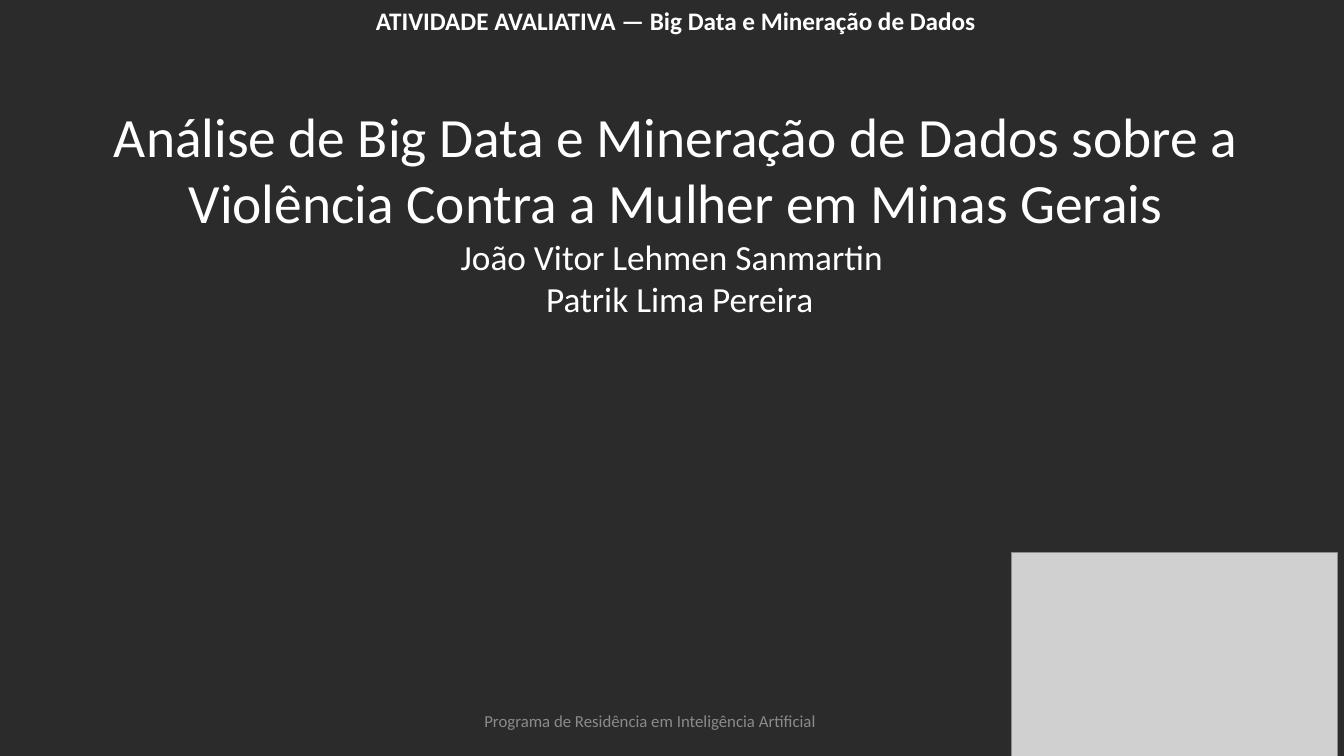
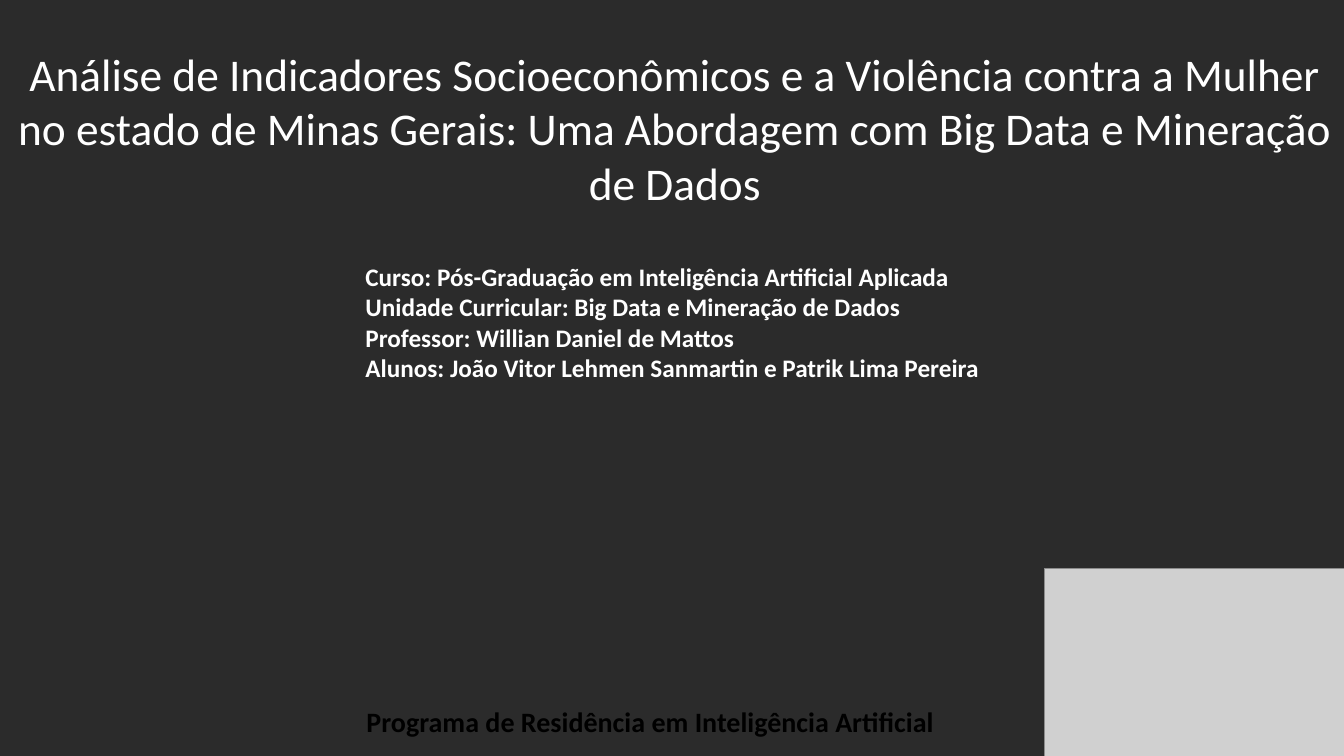
Before and after one commit to millercylindricalprojection/ATIVIDADE-AVALIATIVA-Big-Data-e-Minera-o-de-Dados, a slide deck: slide 1 of apresentacao e trabalhoDados/apresentacao.PPTX. Drawn at 1344x756 pixels with LibreOffice and Linux fonts; fonts in the diff are those of the drawing; grey boxes stand for pictures; background and template pictures are left out; a plain dark background stands for a picture behind light text. Boxes give left, top, right and bottom in pixels: in the first picture for what was removed or moved away, otherwise in the second. Text is boxed around its words. In the diff, an @@ line names an element or a change of style, - is before the commit and + after.

```diff
--- a/apresentacao e trabalhoDados/apresentacao.PPTX
+++ b/apresentacao e trabalhoDados/apresentacao.PPTX
@@ title at [18, 59, 1331, 201]: text changed; size 39.6 to 32.4 pt @@
-ATIVIDADE AVALIATIVA — Big Data e Mineração de Dados
-Análise de Big Data e Mineração de Dados sobre a Violência Contra a Mulher em Minas Gerais
-João Vitor Lehmen Sanmartin
-Patrik Lima Pereira
+Análise de Indicadores Socioeconômicos e a Violência contra a Mulher no estado de Minas Gerais: Uma Abordagem com Big Data e Mineração de Dados
@@ text added at [365, 268, 978, 377], 18 pt, text #FFFFFF, bold @@
+Curso: Pós-Graduação em Inteligência Artificial Aplicada
+Unidade Curricular: Big Data e Mineração de Dados
+Professor: Willian Daniel de Mattos
+Alunos: João Vitor Lehmen Sanmartin e Patrik Lima Pereira
@@ picture: place and size @@
-picture at [1012, 553, 1339, 756]
+picture at [1045, 569, 1344, 756]
@@ text "Programa de Residência em Inteligência ..." at [366, 713, 933, 736]: size 12 to 20 pt, text colour #8C8C8C to #000000, bold on @@
```
Also in this commit, not shown: 8 other slides changed, 16 slides added.
